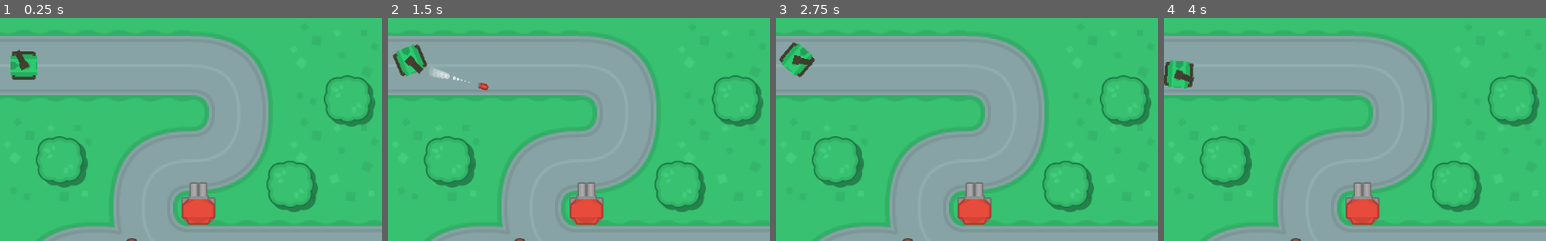
Above: before the commit, frames 1-4 (left to right).
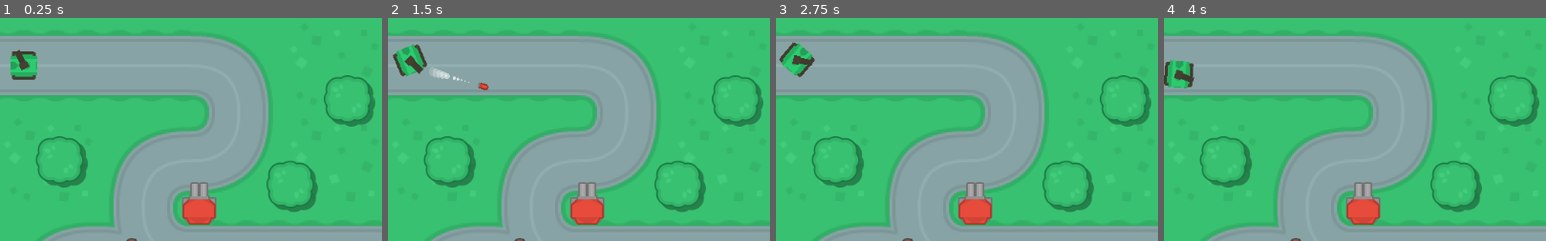
Above: after the commit, the same moments.

Repository: AnaTorres61/rogue-tank
Game: Godot game, scene res://scenes/test_area.tscn
Two runs of this game, one before a commit and one after it. Both use one fixed random seed, a clock stepped at 60 frames per second and the inputs below.
Inputs (mouse positions are % of the whole screen's width and height, from its top left):
- Up to frame 1 (0.25 s): no input
- Up to frame 2 (1.5 s): tap Enter at 0.5 s; move the mouse to (72, 45) at 0.52 s; hold Right (ui_right) 0.53-1.28 s; tap Space at 1.25 s; move the mouse to (30, 55) at 1.27 s; hold Down (ui_down) from 1.28 s (still down)
- Up to frame 3 (2.75 s): move the mouse to (60, 28) at 2.02 s; release Down (ui_down) at 2.03 s; hold Right (ui_right) from 2.03 s (still down)
- Up to frame 4 (4 s): move the mouse to (45, 70) at 2.77 s; release Right (ui_right) at 2.78 s; hold Up (ui_up) 2.78-3.53 s; move the mouse to (80, 65) at 3.52 s; hold Left (ui_left) from 3.53 s (still down)
The pictures show only the part of the screen within x 0-50%, y 0-50%; the shares and areas given below are measured in that part.

The runs differ from the first frame. In frame 1, 0.2% of the frame differs, in the area x 47-57%, y 73-93%; in frame 2, 0.2%; in frame 3, 0.2%; in frame 4, 0.2%.

Commit message:
destroy the turret

Diff:
--- a/scenes/test_area.tscn
+++ b/scenes/test_area.tscn
@@ -7,9 +7,7 @@
 [ext_resource path="res://scenes/barrelBlack_top.tscn" type="PackedScene" id=5]
 [ext_resource path="res://scenes/treeGreen_large.tscn" type="PackedScene" id=6]
 [ext_resource path="res://scenes/oilSpill_large.tscn" type="PackedScene" id=7]
-[ext_resource path="res://scripts/turret_01.gd" type="Script" id=8]
-[ext_resource path="res://sprites/enemy/towerDefense_tile228.png" type="Texture" id=9]
-[ext_resource path="res://sprites/enemy/towerDefense_tile250.png" type="Texture" id=10]
+[ext_resource path="res://scenes/turret_01.tscn" type="PackedScene" id=8]
 
 [sub_resource type="RectangleShape2D" id=1]
 
@@ -20,16 +18,6 @@
 
 custom_solver_bias = 0.0
 extents = Vector2( 621.596, 8.56023 )
-
-[sub_resource type="CircleShape2D" id=3]
-
-custom_solver_bias = 0.0
-radius = 22.3067
-
-[sub_resource type="CircleShape2D" id=4]
-
-custom_solver_bias = 0.0
-radius = 200.0
 
 [node name="test_area" type="Node" index="0"]
 
@@ -257,94 +245,9 @@
 
 position = Vector2( 827.36, 452.239 )
 
-[node name="turret_01" type="StaticBody2D" parent="." index="4"]
-
-editor/display_folded = true
-position = Vector2( 265.834, 259.017 )
-input_pickable = false
-collision_layer = 0
-collision_mask = 1
-constant_linear_velocity = Vector2( 0, 0 )
-constant_angular_velocity = 0.0
-friction = 1.0
-bounce = 0.0
-script = ExtResource( 8 )
-__meta__ = {
-"_edit_group_": true
-}
+[node name="turret_01" parent="." index="4" instance=ExtResource( 8 )]
+
+position = Vector2( 266.86, 259.307 )
 start_rot = 270.0
 sensor_radius = 200.0
-
-[node name="sprite" type="Sprite" parent="turret_01" index="0"]
-
-texture = ExtResource( 9 )
-_sections_unfolded = [ "Transform" ]
-
-[node name="poly" type="CollisionPolygon2D" parent="turret_01" index="1"]
-
-build_mode = 0
-polygon = PoolVector2Array( -23.1643, -17.9576, -23.1643, 9.18053, -14.3287, 18.0162, 13.9139, 18.0162, 22.9074, 9.65387, 22.9074, -17.9576 )
-
-[node name="cannon" type="Area2D" parent="turret_01" index="2"]
-
-editor/display_folded = true
-rotation = 4.71239
-input_pickable = true
-gravity_vec = Vector2( 0, 1 )
-gravity = 98.0
-linear_damp = 0.1
-angular_damp = 1.0
-collision_layer = 2
-collision_mask = 0
-audio_bus_override = false
-audio_bus_name = "Master"
-_sections_unfolded = [ "Collision", "Transform" ]
-
-[node name="sprite" type="Sprite" parent="turret_01/cannon" index="0"]
-
-rotation = 1.5708
-texture = ExtResource( 10 )
-offset = Vector2( -0.185455, -9.98534 )
-_sections_unfolded = [ "Transform" ]
-
-[node name="shape" type="CollisionShape2D" parent="turret_01/cannon" index="1"]
-
-shape = SubResource( 3 )
-
-[node name="sight" type="RayCast2D" parent="turret_01/cannon" index="2"]
-
-enabled = false
-exclude_parent = true
-cast_to = Vector2( 200, 0 )
-collision_mask = 1
-
-[node name="sensor" type="Area2D" parent="turret_01" index="3"]
-
-editor/display_folded = true
-input_pickable = true
-gravity_vec = Vector2( 0, 1 )
-gravity = 98.0
-linear_damp = 0.1
-angular_damp = 1.0
-collision_layer = 0
-audio_bus_override = false
-audio_bus_name = "Master"
-_sections_unfolded = [ "Collision" ]
-
-[node name="shape" type="CollisionShape2D" parent="turret_01/sensor" index="0"]
-
-shape = SubResource( 4 )
-_sections_unfolded = [ "Transform", "Visibility" ]
-
-[node name="shoot_timer" type="Timer" parent="turret_01" index="4"]
-
-process_mode = 1
-wait_time = 0.3
-one_shot = false
-autostart = false
-
-[connection signal="body_entered" from="turret_01/sensor" to="turret_01" method="_on_sensor_body_entered"]
-
-[connection signal="body_exited" from="turret_01/sensor" to="turret_01" method="_on_sensor_body_exited"]
-
-[connection signal="timeout" from="turret_01/shoot_timer" to="turret_01" method="_on_shoot_timer_timeout"]
+life = 100
--- /dev/null
+++ b/scenes/turret_01.tscn
@@ -0,0 +1,131 @@
+[gd_scene load_steps=8 format=2]
+
+[ext_resource path="res://scripts/turret_01.gd" type="Script" id=1]
+[ext_resource path="res://sprites/enemy/towerDefense_tile228.png" type="Texture" id=2]
+[ext_resource path="res://sprites/enemy/towerDefense_tile250.png" type="Texture" id=3]
+[ext_resource path="res://scripts/weak_spot.gd" type="Script" id=4]
+
+[sub_resource type="CircleShape2D" id=1]
+
+custom_solver_bias = 0.0
+radius = 22.3067
+
+[sub_resource type="CircleShape2D" id=4]
+
+custom_solver_bias = 0.0
+radius = 100.0
+
+[sub_resource type="CircleShape2D" id=3]
+
+custom_solver_bias = 0.0
+radius = 23.1076
+
+[node name="turret_01" type="StaticBody2D" index="0"]
+
+input_pickable = false
+collision_layer = 0
+collision_mask = 1
+constant_linear_velocity = Vector2( 0, 0 )
+constant_angular_velocity = 0.0
+friction = 1.0
+bounce = 0.0
+script = ExtResource( 1 )
+_sections_unfolded = [ "Transform" ]
+__meta__ = {
+"_edit_group_": true
+}
+start_rot = 0.0
+sensor_radius = 100
+
+[node name="sprite" type="Sprite" parent="." index="0"]
+
+texture = ExtResource( 2 )
+_sections_unfolded = [ "Transform" ]
+
+[node name="poly" type="CollisionPolygon2D" parent="." index="1"]
+
+build_mode = 0
+polygon = PoolVector2Array( -23.1643, -17.9576, -23.1643, 9.18053, -14.3287, 18.0162, 13.9139, 18.0162, 22.9074, 9.65387, 22.9074, -17.9576 )
+
+[node name="cannon" type="Area2D" parent="." index="2"]
+
+editor/display_folded = true
+input_pickable = true
+gravity_vec = Vector2( 0, 1 )
+gravity = 98.0
+linear_damp = 0.1
+angular_damp = 1.0
+collision_layer = 2
+collision_mask = 0
+audio_bus_override = false
+audio_bus_name = "Master"
+_sections_unfolded = [ "Collision", "Transform" ]
+
+[node name="sprite" type="Sprite" parent="cannon" index="0"]
+
+rotation = 1.5708
+texture = ExtResource( 3 )
+offset = Vector2( -0.185455, -9.98534 )
+_sections_unfolded = [ "Transform" ]
+
+[node name="shape" type="CollisionShape2D" parent="cannon" index="1"]
+
+shape = SubResource( 1 )
+
+[node name="sight" type="RayCast2D" parent="cannon" index="2"]
+
+enabled = false
+exclude_parent = true
+cast_to = Vector2( 200, 0 )
+collision_mask = 1
+
+[node name="sensor" type="Area2D" parent="." index="3"]
+
+editor/display_folded = true
+input_pickable = true
+gravity_vec = Vector2( 0, 1 )
+gravity = 98.0
+linear_damp = 0.1
+angular_damp = 1.0
+collision_layer = 0
+audio_bus_override = false
+audio_bus_name = "Master"
+_sections_unfolded = [ "Collision", "Transform" ]
+
+[node name="shape" type="CollisionShape2D" parent="sensor" index="0"]
+
+shape = SubResource( 4 )
+_sections_unfolded = [ "Transform", "Visibility" ]
+
+[node name="shoot_timer" type="Timer" parent="." index="4"]
+
+process_mode = 1
+wait_time = 0.3
+one_shot = false
+autostart = false
+
+[node name="weak_spot" type="Area2D" parent="." index="5"]
+
+input_pickable = true
+gravity_vec = Vector2( 0, 1 )
+gravity = 98.0
+linear_damp = 0.1
+angular_damp = 1.0
+collision_layer = 2
+collision_mask = 0
+audio_bus_override = false
+audio_bus_name = "Master"
+script = ExtResource( 4 )
+_sections_unfolded = [ "Collision" ]
+
+[node name="shape" type="CollisionShape2D" parent="weak_spot" index="0"]
+
+shape = SubResource( 3 )
+
+[connection signal="body_entered" from="sensor" to="." method="_on_sensor_body_entered"]
+
+[connection signal="body_exited" from="sensor" to="." method="_on_sensor_body_exited"]
+
+[connection signal="timeout" from="shoot_timer" to="." method="_on_shoot_timer_timeout"]
+
+[connection signal="damage" from="weak_spot" to="." method="_on_weak_spot_damage"]
--- a/scenes/turret_01_bullet.tscn
+++ b/scenes/turret_01_bullet.tscn
@@ -9,7 +9,7 @@
 radius = 10.0
 height = 10.1891
 
-[node name="turret_01_bullet" type="Area2D"]
+[node name="turret_01_bullet" type="Area2D" index="0"]
 
 input_pickable = true
 gravity_vec = Vector2( 0, 1 )
--- a/scripts/turret_01.gd
+++ b/scripts/turret_01.gd
@@ -9,13 +9,15 @@
 
 const PRE_BULLET = preload("res://scenes/turret_01_bullet.tscn")
 
+export var life = 100
+
 func _ready():
 	pass
 
 func _process(delta):
 	if bodies.size():
 		var angle = $cannon.get_angle_to(bodies[0].global_position)
-		if abs(angle) > .1: # abs tira sinal
+		if abs(angle) > .01: # abs tira sinal
 			$cannon.rotation += rot_vel * delta * sign(angle)
 	if $cannon/sight.is_colliding():
 		if $cannon/sight.get_collider() != bodies[0]:
@@ -65,3 +67,12 @@
 	sensor_radius = val
 	if Engine.editor_hint:
 		update()
+
+func _on_weak_spot_damage(damage, node):
+	life -= damage
+	if life <= 0:
+		$cannon.queue_free()
+		$sensor.disconnect("body_exited",self,"on_sensor_body_exited")
+		$sensor.queue_free()
+		$shoot_timer.queue_free()
+		$weak_spot.queue_free()
--- /dev/null
+++ b/scripts/weak_spot.gd
@@ -0,0 +1,6 @@
+extends Area2D
+
+signal damage(damage, node)
+
+func hit(damage, node):
+	emit_signal("damage",damage,node)
Not shown: 1 places in scenes/test_area.tscn that only renumber resources
